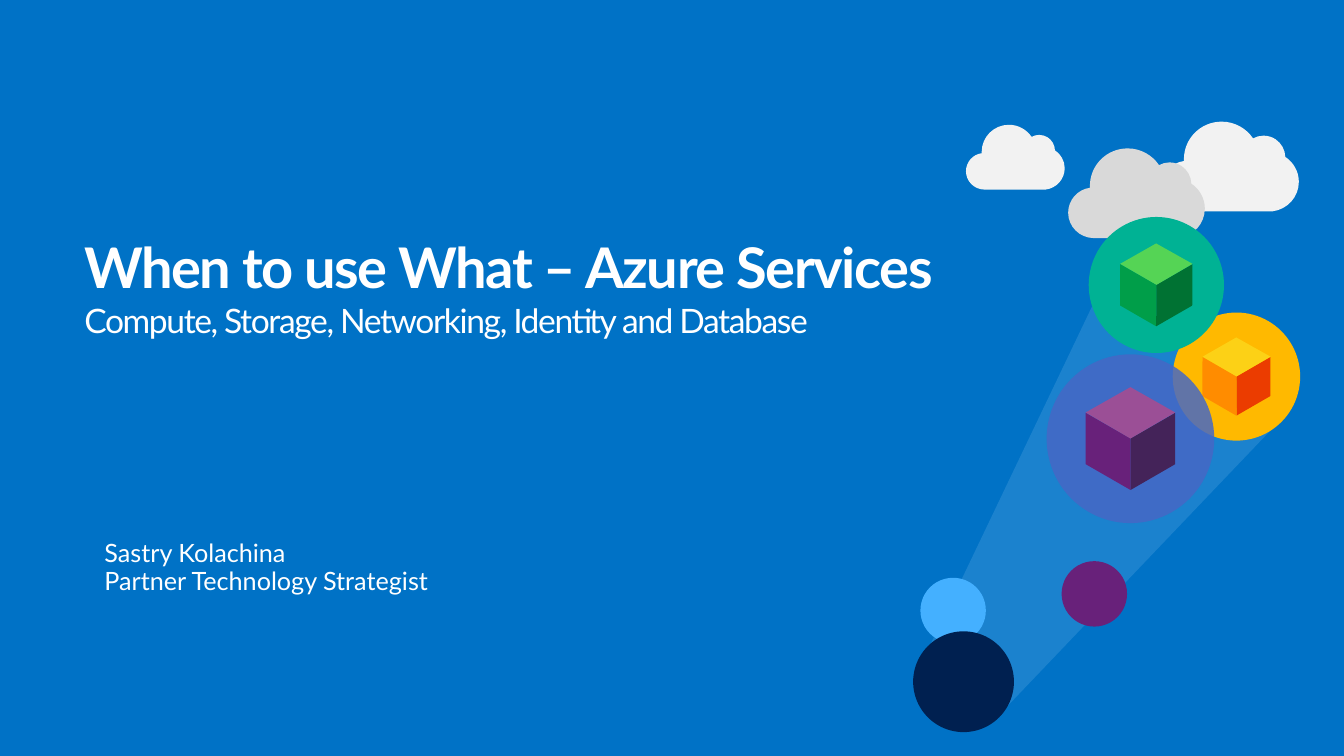
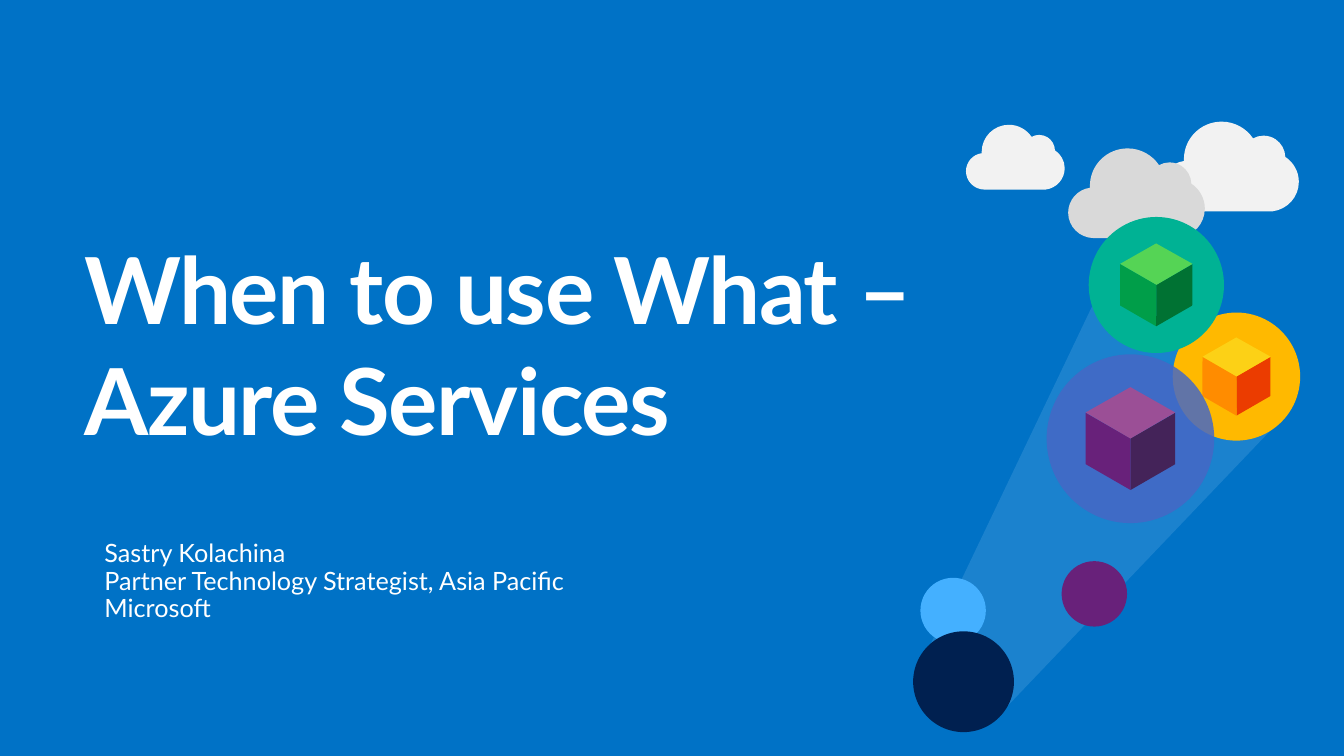
Before and after one commit to sastrykn/azserviceswhentouse, a slide deck: slide 1 of When to Use What-Azure Services.pptx. Drawn at 1344x756 pixels with LibreOffice and Linux fonts; fonts in the diff are those of the drawing. Boxes give left, top, right and bottom in pixels: in the first picture for what was removed or moved away, otherwise in the second. Text is boxed around its words. In the diff, an @@ line names an element or a change of style, - is before the commit and + after.

```diff
--- a/When to Use What-Azure Services.pptx
+++ b/When to Use What-Azure Services.pptx
@@ title at [84, 255, 838, 436]: text changed; size 24 to 66 pt; bold on @@
-When to use What – Azure Services
-Compute, Storage, Networking, Identity and Database
+When to use What – Azure Services
@@ text at [104, 571, 564, 618]: text changed @@
-Partner Technology Strategist
+Partner Technology Strategist, Asia Pacific
+Microsoft
```
Also in this commit, not shown: 8 other slides changed, 12 slides added.
